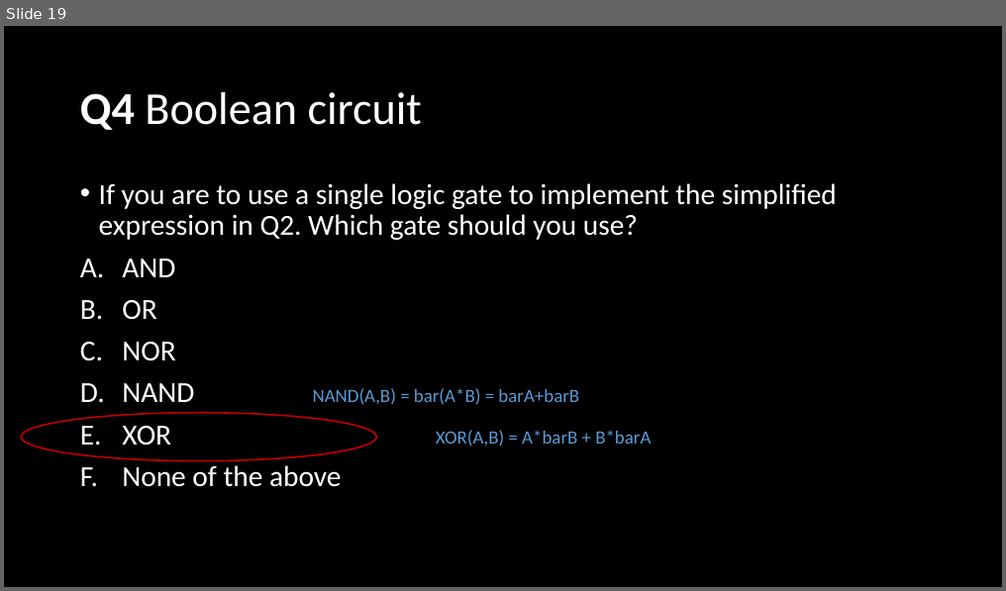
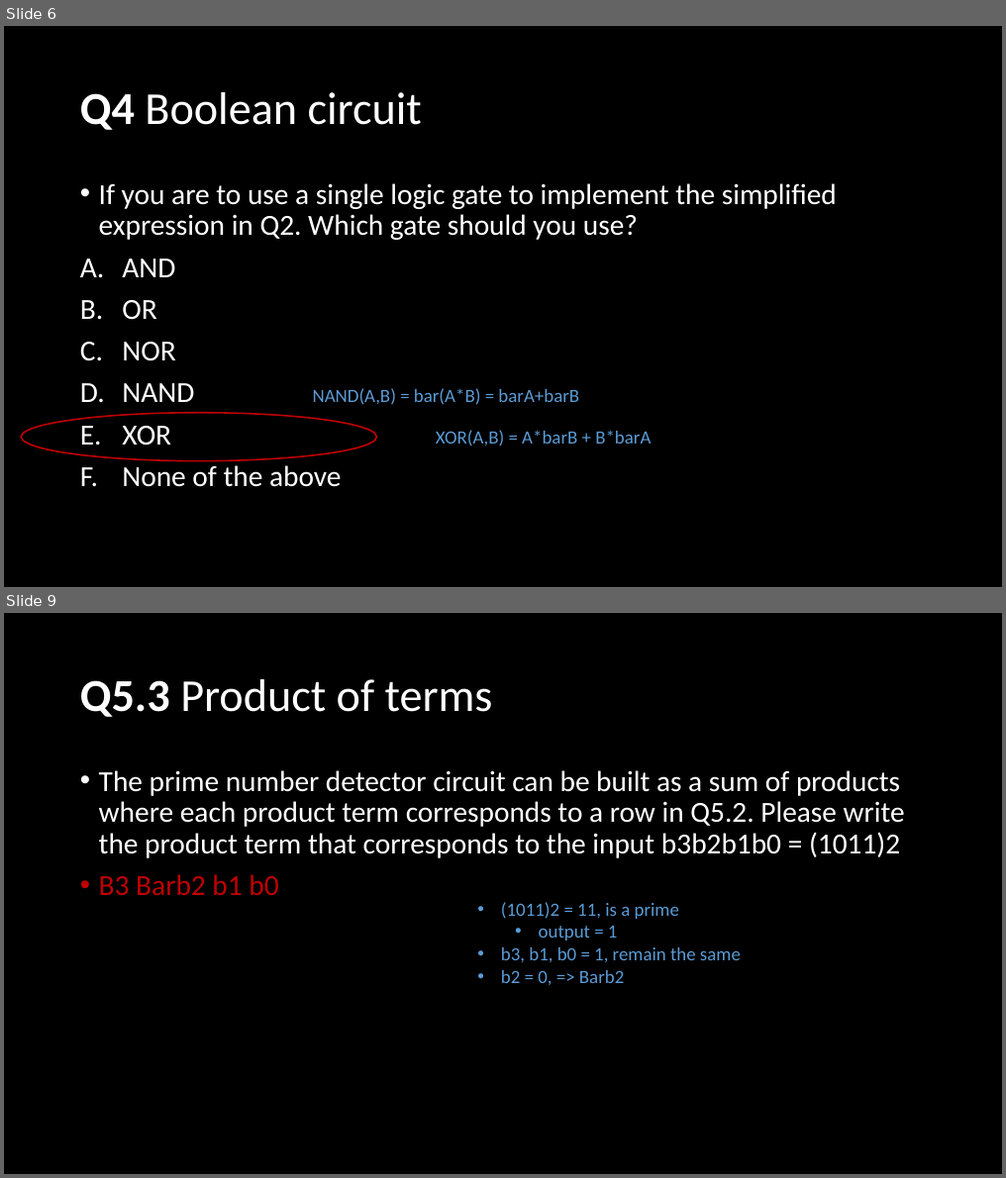
Before and after one commit to NYU-CSO/nyu-cso.github.io, a slide deck: rec-notes/r13.pptx. Shown one above the other, each under a label of ours: slide 19 before the commit, slides 6 and 9 after it; the slides between them are not shown. The pictures are 1006x591 and 1006x1178 pixels, drawn with LibreOffice and Linux fonts; fonts in the diff are those of the drawing. Boxes give left, top, right and bottom in pixels: in the first picture for what was removed or moved away, otherwise in the second. Text is boxed around its words. In the diff, an @@ line names an element or a change of style, - is before the commit and + after.

```diff
--- a/rec-notes/r13.pptx
+++ b/rec-notes/r13.pptx
@@ slide 9 added at (4,613,1002,1174), background #000000 @@
@@ title added at (80,679,493,717), 44 pt, text #FFFFFF @@
+Q5.3 Product of terms
@@ text added at (99,770,905,895), 28 pt, text #FFFFFF @@
+• The prime number detector circuit can be built as a sum of products where each product term corresponds to a row in Q5.2. Please write the product term that corresponds to the input b3b2b1b0 = (1011)2
+• B3 Barb2 b1 b0
@@ text added at (501,902,741,985), 18 pt, text #5B9BD5 @@
+• (1011)2 = 11, is a prime
+  • output = 1
+• b3, b1, b0 = 1, remain the same
+• b2 = 0, => Barb2
@@ what was slide 19 is now slide 6 @@
```
Also in this commit, not shown: 12 slides changed, 41 other slides added, 20 slides removed.
